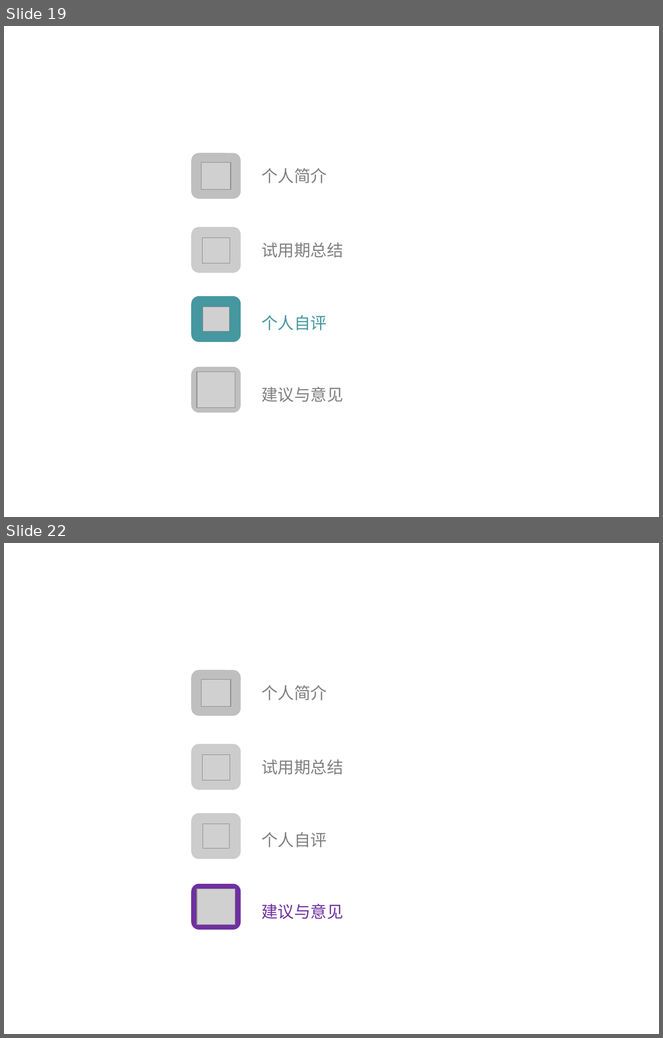
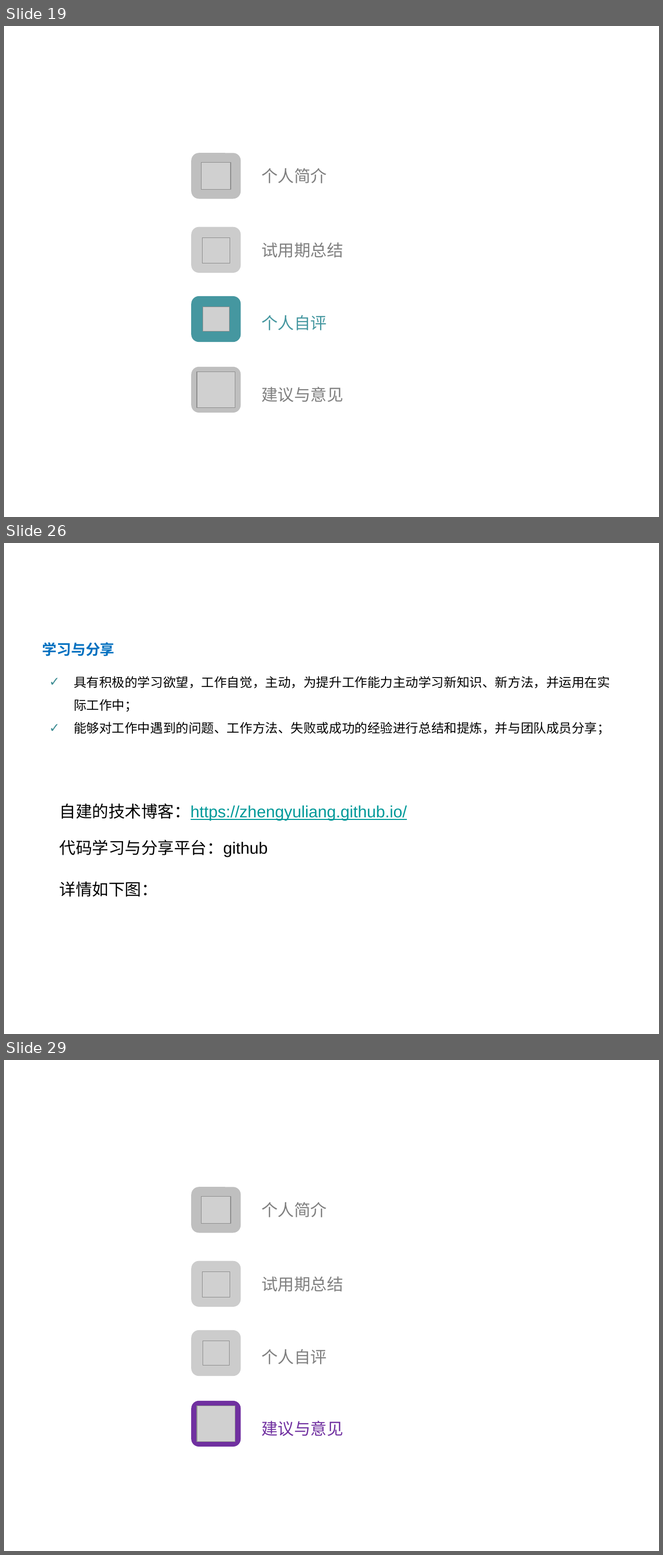
Before and after one commit to zhengyuliang/Blog-Back-Up, a slide deck: ppt/转正答辩汇报_郑宇亮.pptx. Shown one above the other, each under a label of ours: slides 19 and 22 before the commit, slides 19, 26 and 29 after it; the slides between them are not shown. The pictures are 663x1038 and 663x1555 pixels, drawn with LibreOffice and Linux fonts; fonts in the diff are those of the drawing; grey boxes stand for pictures; background and template pictures are left out. Boxes give left, top, right and bottom in pixels: in the first picture for what was removed or moved away, otherwise in the second. Text is boxed around its words. In the diff, an @@ line names an element or a change of style, - is before the commit and + after.

```diff
--- a/ppt/转正答辩汇报_郑宇亮.pptx
+++ b/ppt/转正答辩汇报_郑宇亮.pptx
@@ slide 26 added at box(4, 543, 659, 1034), background picture (left out) @@
@@ text added at box(42, 642, 115, 656), 16 pt, text #0070C0, bold @@
+学习与分享
@@ title added at box(74, 676, 610, 689), 28 pt, text #FFFFFF, bold @@
+个人自评：任职资格认证
@@ text added at box(74, 676, 610, 735), 14 pt, text #000000 @@
+✓ 具有积极的学习欲望，工作自觉，主动，为提升工作能力主动学习新知识、新方法，并运用在实际工作中；
+✓ 能够对工作中遇到的问题、工作方法、失败或成功的经验进行总结和提炼，并与团队成员分享；
@@ text added at box(60, 804, 408, 821), 18 pt, text #009999, underline @@
+自建的技术博客：https://zhengyuliang.github.io/
@@ text added at box(60, 840, 268, 858), 18 pt, text #000000 @@
+代码学习与分享平台：github
@@ text added at box(60, 882, 158, 897), 18 pt, text #000000 @@
+详情如下图：
@@ page number added at box(471, 1014, 642, 1032), 12 pt, text #FFFFFF @@
+26
@@ what was slide 22 is now slide 29 @@
```
Also in this commit, not shown: 3 slides changed, 6 other slides added.
